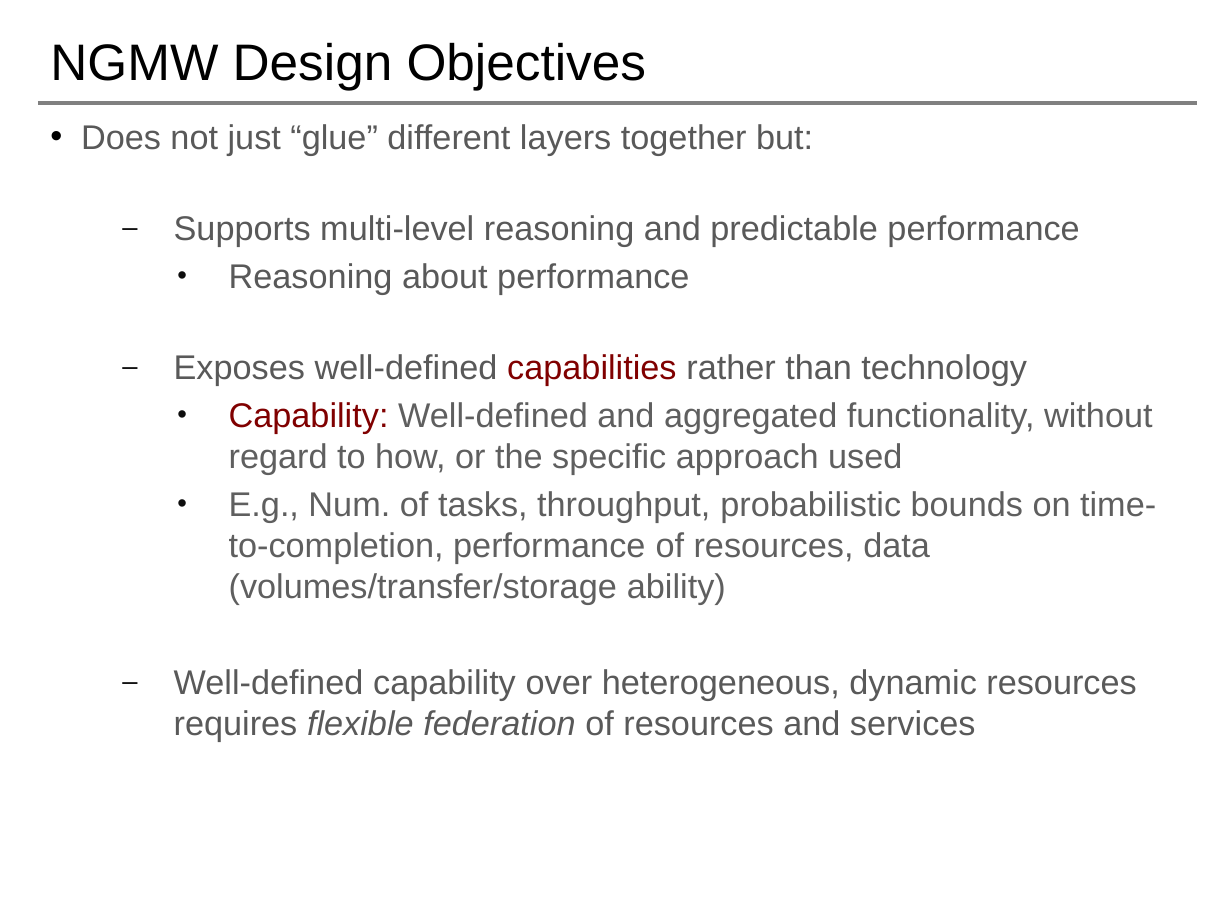
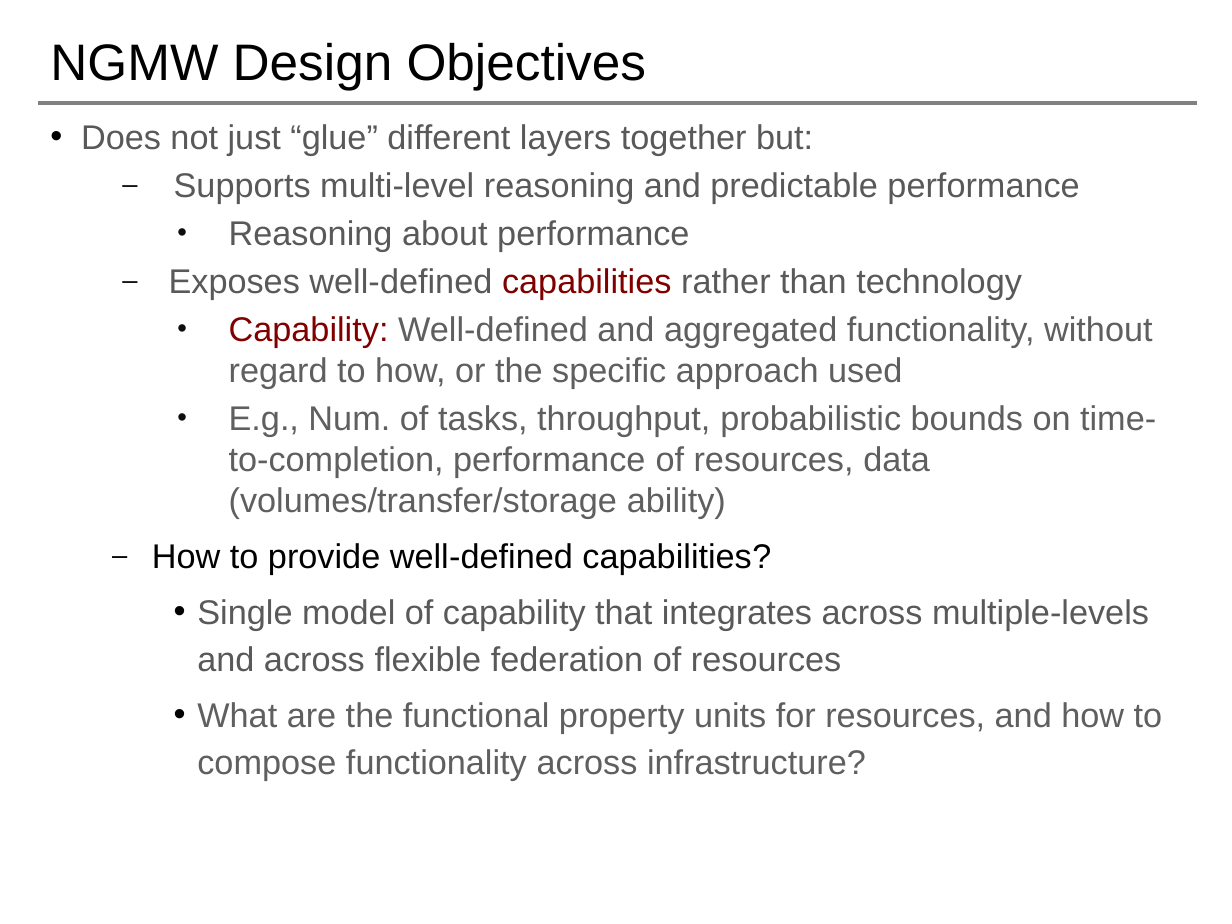
Before and after one commit to saga-project/NGMW, a slide deck: slide 8 of presentations/radical-modsim.pptx. Drawn at 1232x924 pixels with LibreOffice and Linux fonts; fonts in the diff are those of the drawing; background and template pictures are left out. Boxes give left, top, right and bottom in pixels: in the first picture for what was removed or moved away, otherwise in the second. Text is boxed around its words. In the diff, an @@ line names an element or a change of style, - is before the commit and + after.

```diff
--- a/presentations/radical-modsim.pptx
+++ b/presentations/radical-modsim.pptx
@@ text at (169,268,1022,300): indent changed @@
@@ text at (152,543,1163,781): text changed @@
-  – Well-defined capability over heterogeneous, dynamic resources requires flexible federation of resources and services
+  – How to provide well-defined capabilities?
+    • Single model of capability that integrates across multiple-levels and across flexible federation of resources
+    • What are the functional property units for resources, and how to compose functionality across infrastructure?
```
Also in this commit, not shown: 9 other slides changed, 1 slide removed.
